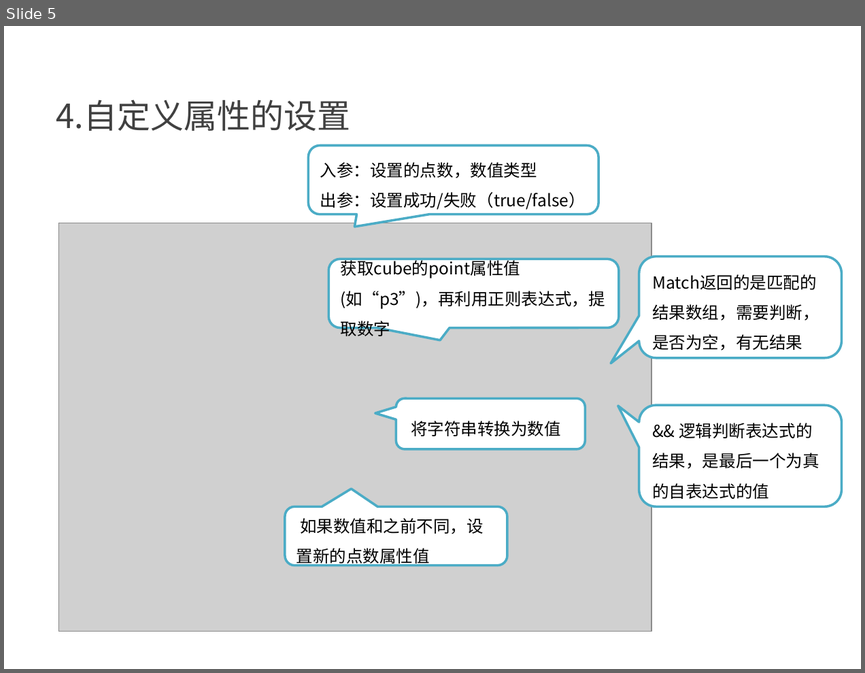
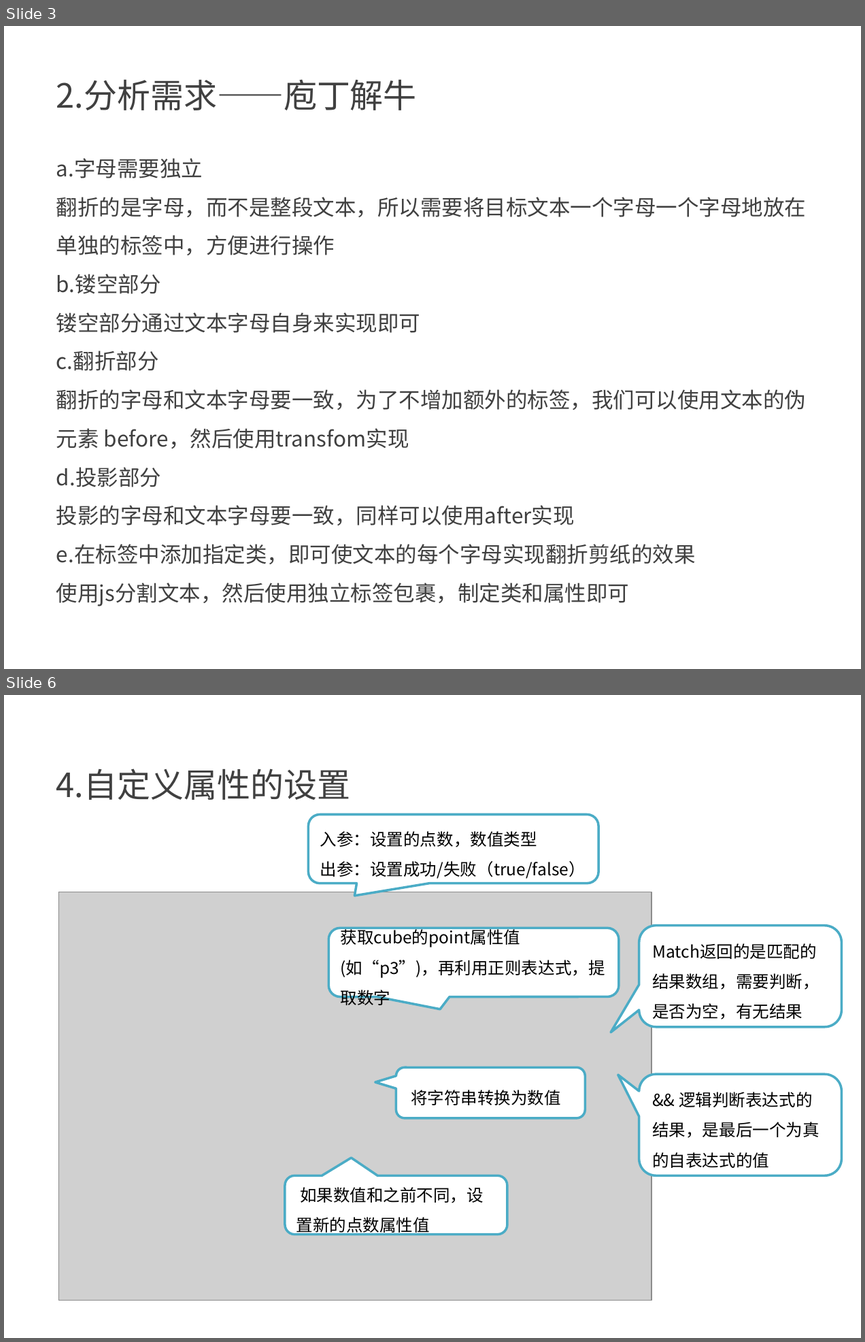
Before and after one commit to kong66/webAni, a slide deck: 5-3DLetter/3DLetter.pptx. Shown one above the other, each under a label of ours: slide 5 before the commit, slides 3 and 6 after it; the slides between them are not shown. The pictures are 865x673 and 865x1342 pixels, drawn with LibreOffice and Linux fonts; fonts in the diff are those of the drawing; grey boxes stand for pictures. Boxes give left, top, right and bottom in pixels: in the first picture for what was removed or moved away, otherwise in the second. Text is boxed around its words. In the diff, an @@ line names an element or a change of style, - is before the commit and + after.

```diff
--- a/5-3DLetter/3DLetter.pptx
+++ b/5-3DLetter/3DLetter.pptx
@@ slide 3 added at [4,26,861,669], background #FFFFFF @@
@@ text added at [56,80,417,110], 28 pt, text #404040 @@
+2.分析需求——庖丁解牛
@@ text added at [56,158,806,606], 18 pt, text #404040 @@
+a.字母需要独立
+翻折的是字母，而不是整段文本，所以需要将目标文本一个字母一个字母地放在单独的标签中，方便进行操作
+b.镂空部分
+镂空部分通过文本字母自身来实现即可
+c.翻折部分
+翻折的字母和文本字母要一致，为了不增加额外的标签，我们可以使用文本的伪元素 before，然后使用transfom实现
+d.投影部分
+投影的字母和文本字母要一致，同样可以使用after实现
+e.在标签中添加指定类，即可使文本的每个字母实现翻折剪纸的效果
+使用js分割文本，然后使用独立标签包裹，制定类和属性即可
@@ what was slide 5 is now slide 6 @@
```
Also in this commit, not shown: 1 slide changed, 3 other slides added, 3 slides removed, 4 other files.
